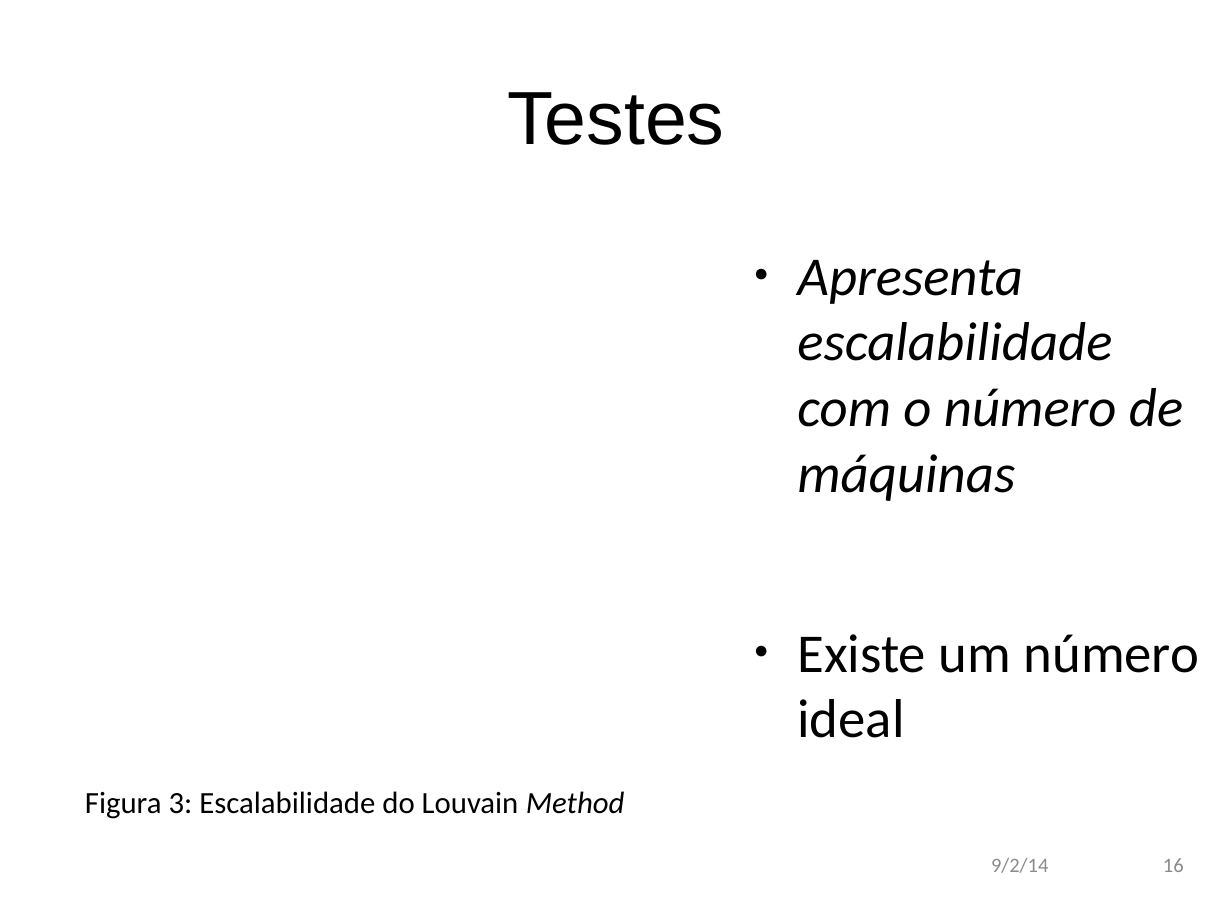
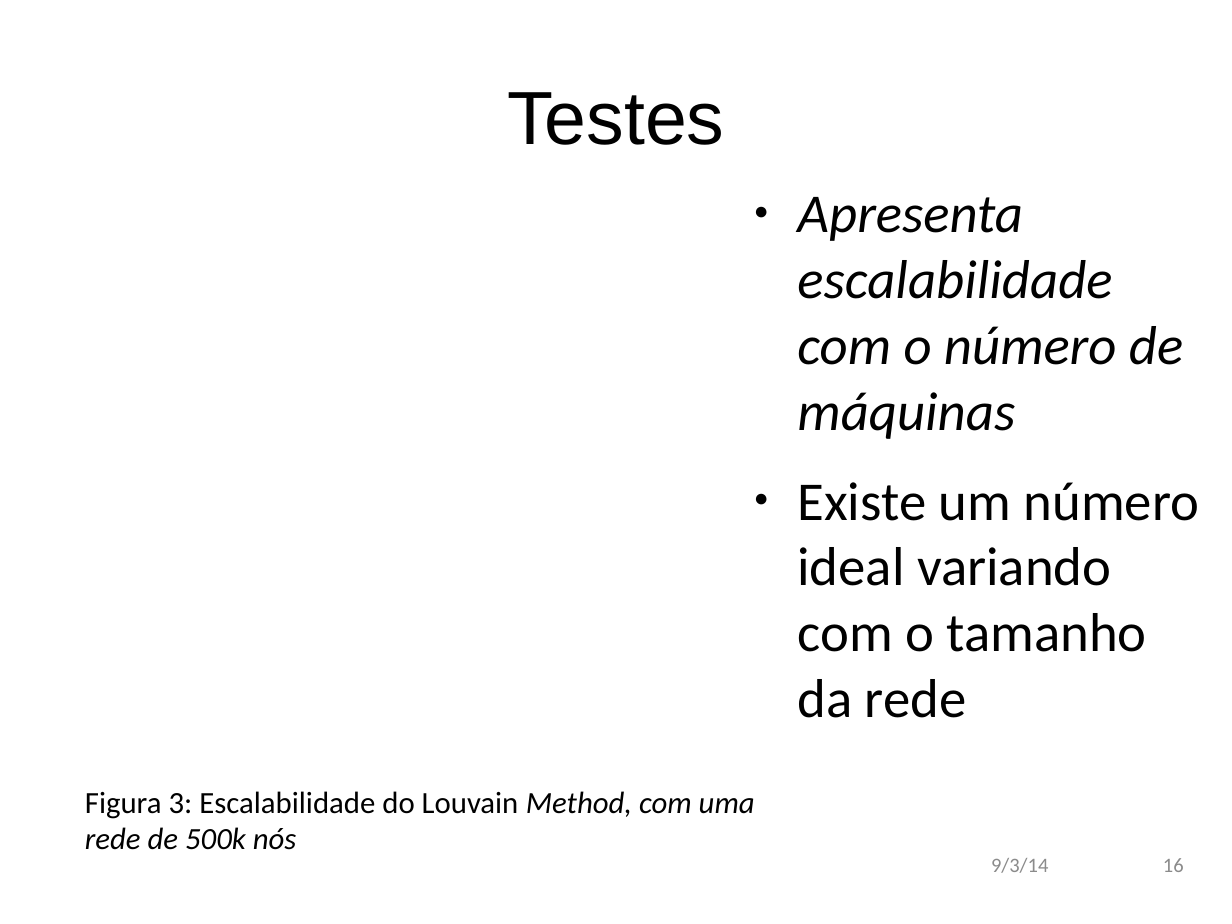
Before and after one commit to andremota/Distributed-Graph-Processing, a slide deck: slide 16 of docs/apresentação/apres_isel_format.odp. Drawn at 1232x924 pixels with LibreOffice and Linux fonts; fonts in the diff are those of the drawing; background and template pictures are left out. Boxes give left, top, right and bottom in pixels: in the first picture for what was removed or moved away, otherwise in the second. Text is boxed around its words. In the diff, an @@ line names an element or a change of style, - is before the commit and + after.

```diff
--- a/docs/apresentação/apres_isel_format.odp
+++ b/docs/apresentação/apres_isel_format.odp
@@ text "Apresenta escalabilidade com o número ...": place and size @@
-text "Apresenta escalabilidade com o número ..." at (797,260,1200,738)
+text "Apresenta escalabilidade com o número ..." at (797,197,1200,718)
@@ text at (797,482,1200,718): text changed @@
-● Existe um número ideal
+● Existe um número ideal variando com o tamanho da rede
@@ text at (85,791,755,850): text changed @@
-Figura 3: Escalabilidade do Louvain Method
+Figura 3: Escalabilidade do Louvain Method, com uma rede de 500k nós
@@ text at (991,858,1048,873): text changed @@
-9/2/14
+9/3/14
```
Also in this commit, not shown: 17 other slides changed.
